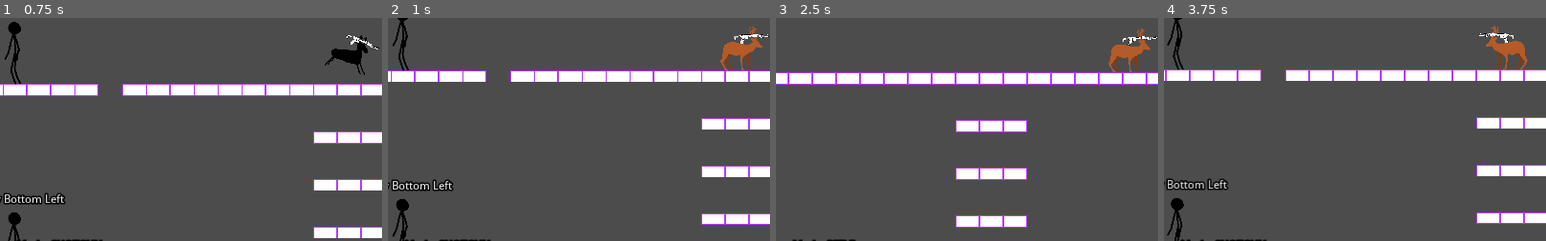
Above: before the commit, frames 1-4 (left to right).
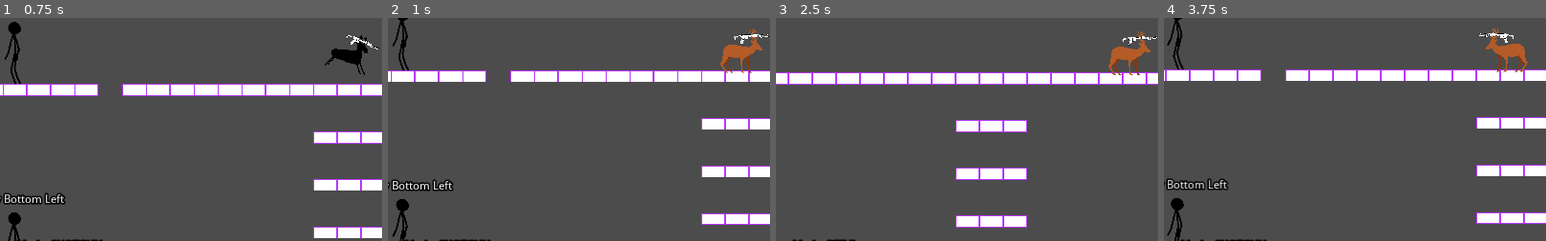
Above: after the commit, the same moments.

Repository: Zettexe/deer-game
Game: Godot game, scene res://Game.tscn
Two runs of this game, one before a commit and one after it. Both use one fixed random seed, a clock stepped at 60 frames per second and the inputs below.
Inputs (mouse positions are % of the whole screen's width and height, from its top left):
- Up to frame 1 (0.75 s): click "DebugLevel.tscn" at 0.5 s
- Up to frame 2 (1 s): no input
- Up to frame 3 (2.5 s): tap Enter at 1.25 s; move the mouse to (72, 45) at 1.27 s; hold D (right) 1.28-2 s; tap Q (cycle_weapon_mode) at 1.35 s; click (72, 45) at 1.42 s; tap Space (jump) at 1.52 s; drag from (30, 55) to (45, 70) at 2.02 s
- Up to frame 4 (3.75 s): move the mouse to (60, 28) at 2.77 s; hold A (left) 2.78-3.5 s; tap Q (cycle_weapon_mode) at 2.85 s; drag from (45, 70) to (20, 35) at 3.52 s
The pictures show only the part of the screen within x 4-54%, y 47-97%; the shares and areas given below are measured in that part.

Frame 1 is identical in both runs. In frame 2, 0.4% of the frame differs, in the area x 87-98%, y 3-25%; in frame 3, 0.4%; in frame 4, 0.4%.

Commit message:
Asset Update

Diff:
--- a/Assets/Deer/Animations/PlayerAnimTree.tres
+++ b/Assets/Deer/Animations/PlayerAnimTree.tres
@@ -43,7 +43,7 @@
 [sub_resource type="AnimationNodeTimeScale" id=16]
 
 [resource]
-graph_offset = Vector2( -186.052, -83.16 )
+graph_offset = Vector2( -570.451, -94.6732 )
 nodes/Fall/node = SubResource( 9 )
 nodes/Fall/position = Vector2( 140, 200 )
 nodes/Idle/node = SubResource( 6 )
--- a/Assets/Deer/Animations/Walk.tres
+++ b/Assets/Deer/Animations/Walk.tres
@@ -40,3 +40,29 @@
 "update": 1,
 "values": [ 0.0 ]
 }
+tracks/3/type = "method"
+tracks/3/path = NodePath(".")
+tracks/3/interp = 1
+tracks/3/loop_wrap = true
+tracks/3/imported = false
+tracks/3/enabled = true
+tracks/3/keys = {
+"times": PoolRealArray( 0, 0.158866, 0.218147, 0.5, 0.643508 ),
+"transitions": PoolRealArray( 1, 1, 1, 1, 1 ),
+"values": [ {
+"args": [  ],
+"method": "_play_footstep"
+}, {
+"args": [  ],
+"method": "_play_footstep"
+}, {
+"args": [  ],
+"method": "_play_footstep"
+}, {
+"args": [  ],
+"method": "_play_footstep"
+}, {
+"args": [  ],
+"method": "_play_footstep"
+} ]
+}
--- a/Assets/Enemy/Animations/Attack.tres
+++ b/Assets/Enemy/Animations/Attack.tres
@@ -15,15 +15,59 @@
 "update": 1,
 "values": [ 0, 1, 2, 3, 4 ]
 }
-tracks/1/type = "value"
-tracks/1/path = NodePath("Hitbox:disabled")
+tracks/1/type = "method"
+tracks/1/path = NodePath(".")
 tracks/1/interp = 1
 tracks/1/loop_wrap = true
 tracks/1/imported = false
 tracks/1/enabled = true
 tracks/1/keys = {
-"times": PoolRealArray( 0, 0.6, 0.8 ),
+"times": PoolRealArray( 0.2, 0.6, 0.601 ),
 "transitions": PoolRealArray( 1, 1, 1 ),
+"values": [ {
+"args": [ true ],
+"method": "_show_grenade"
+}, {
+"args": [  ],
+"method": "_detach_grenade"
+}, {
+"args": [ false ],
+"method": "_show_grenade"
+} ]
+}
+tracks/2/type = "value"
+tracks/2/path = NodePath("Grenade:position")
+tracks/2/interp = 1
+tracks/2/loop_wrap = true
+tracks/2/imported = false
+tracks/2/enabled = true
+tracks/2/keys = {
+"times": PoolRealArray( 0, 0.2, 0.4, 0.6, 0.8 ),
+"transitions": PoolRealArray( 1, 1, 1, 1, 1 ),
 "update": 1,
-"values": [ true, false, true ]
+"values": [ Vector2( 8, 18 ), Vector2( 14, 9 ), Vector2( 17, -8 ), Vector2( -39, -5.5 ), Vector2( -34, 0 ) ]
 }
+tracks/3/type = "value"
+tracks/3/path = NodePath("AnimationTree:parameters/state/current")
+tracks/3/interp = 1
+tracks/3/loop_wrap = true
+tracks/3/imported = false
+tracks/3/enabled = true
+tracks/3/keys = {
+"times": PoolRealArray( 1 ),
+"transitions": PoolRealArray( 1 ),
+"update": 1,
+"values": [ 0 ]
+}
+tracks/4/type = "value"
+tracks/4/path = NodePath("Grenade:position")
+tracks/4/interp = 1
+tracks/4/loop_wrap = true
+tracks/4/imported = false
+tracks/4/enabled = true
+tracks/4/keys = {
+"times": PoolRealArray(  ),
+"transitions": PoolRealArray(  ),
+"update": 0,
+"values": [  ]
+}
--- a/Assets/Enemy/Animations/Idle.tres
+++ b/Assets/Enemy/Animations/Idle.tres
@@ -15,15 +15,3 @@
 "update": 1,
 "values": [ 5, 6 ]
 }
-tracks/1/type = "value"
-tracks/1/path = NodePath("Hitbox:disabled")
-tracks/1/interp = 1
-tracks/1/loop_wrap = true
-tracks/1/imported = false
-tracks/1/enabled = true
-tracks/1/keys = {
-"times": PoolRealArray( 0 ),
-"transitions": PoolRealArray( 1 ),
-"update": 1,
-"values": [ true ]
-}
--- a/Assets/Enemy/Animations/Walk.tres
+++ b/Assets/Enemy/Animations/Walk.tres
@@ -15,15 +15,3 @@
 "update": 1,
 "values": [ 10, 11, 12, 13, 14 ]
 }
-tracks/1/type = "value"
-tracks/1/path = NodePath("Hitbox:disabled")
-tracks/1/interp = 1
-tracks/1/loop_wrap = true
-tracks/1/imported = false
-tracks/1/enabled = true
-tracks/1/keys = {
-"times": PoolRealArray( 0 ),
-"transitions": PoolRealArray( 1 ),
-"update": 1,
-"values": [ true ]
-}
--- a/Assets/Fonts/droid-sans/DroidSans.tres
+++ b/Assets/Fonts/droid-sans/DroidSans.tres
@@ -7,5 +7,4 @@
 outline_color = Color( 0, 0, 0, 1 )
 use_mipmaps = true
 use_filter = true
-extra_spacing_bottom = -10
 font_data = ExtResource( 1 )
Binary file changed: Assets/Deer/Deer Spritesheet.png
Binary file changed: Assets/Deer/Walk/Walk.png
Binary file changed: Assets/Deer/Walk/Walk0000.png
Binary file changed: Assets/Deer/Walk/Walk0001.png
Binary file changed: Assets/Deer/Walk/Walk0002.png
Binary file changed: Assets/Deer/Walk/Walk0003.png
Binary file changed: Assets/Deer/Walk/Walk0004.png
Binary file changed: Assets/Deer/Walk/Walk0005.png
Binary file changed: Assets/Deer/Walk/Walk0006.png
Binary file changed: Assets/Deer/Walk/Walk0007.png
Binary file changed: Assets/Deer/Walk/Walk0008.png
Binary file changed: Assets/Enemy/Enemy.png
(and 50 more such lines)
